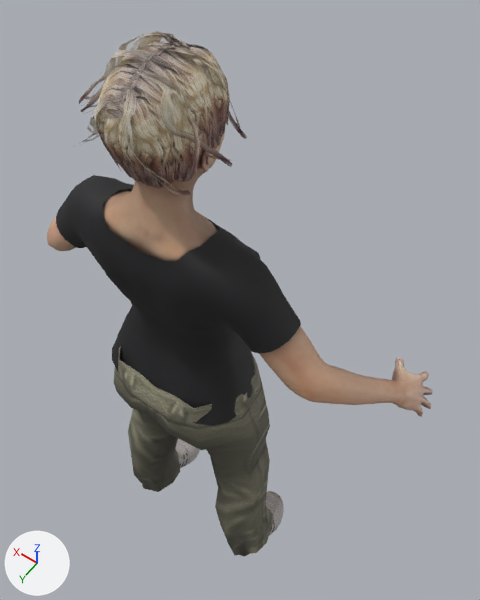
One commit to the glTF model game/assets/characters/fan_zoe.glb: the scene before it, then after it.
Both versions are drawn from a camera (50 mm lens) standing at (-0.531, 0.522, 2.002) and looking at (-0.004, -0.215, 0.843). The axes (+X, +Y, +Z) are drawn at lower left. The lights are the same throughout. The first picture is the older version. Vertices at exactly the same position are counted once.

The first picture shows 'Body', 'Human.cortu_cargo_pants', 'Human.cortu_short_messy_hair', 'Human.joepal_crude_t-shirt_female', 'Human.shoes05'.
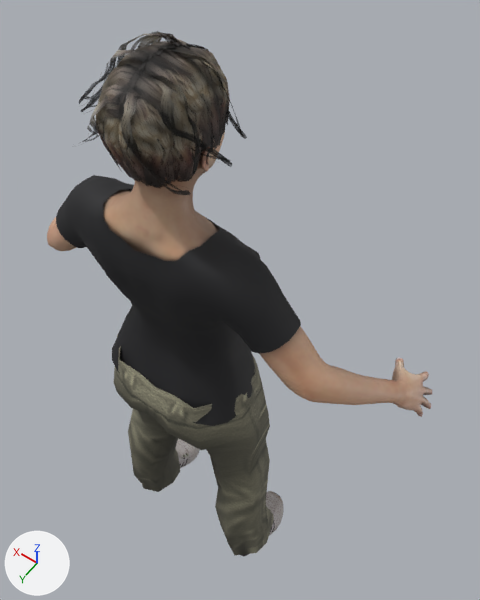
Pixel boxes (x1, y1, x2, y2) of what changed, in the pictures (480 x 600 px):
'Human.cortu_short_messy_hair', recoloured (darker)
    both: (79, 31, 246, 195)

Patch to the scene script:
```diff
--- a/game/assets/characters/fan_zoe.glb.py
+++ b/game/assets/characters/fan_zoe.glb.py
@@ mat_human_cortu_short_messy_hair @@
 mat_human_cortu_short_messy_hair = bpy.data.materials.new('Human.cortu_short_messy_hair')
-# nodes: BsdfPrincipled, OutputMaterial, TexImage
+# nodes: BsdfPrincipled, Math, Mix, OutputMaterial, TexImage, VertexColor
 # uses the picture img_short_messy_diff
@@ me_short_messy @@
 me_short_messy.from_pydata(...)  # 832 vertices, 1092 faces; spans x -0.132..0.121, y -0.148..0.076, z 1.331..1.542
 # used by ob_human_cortu_short_messy_hair; location = (0.0, 0.0, 0.0)
+# me_short_messy part 1: vertex colours changed
 me_short_messy.materials.append(mat_human_cortu_short_messy_hair)
```
